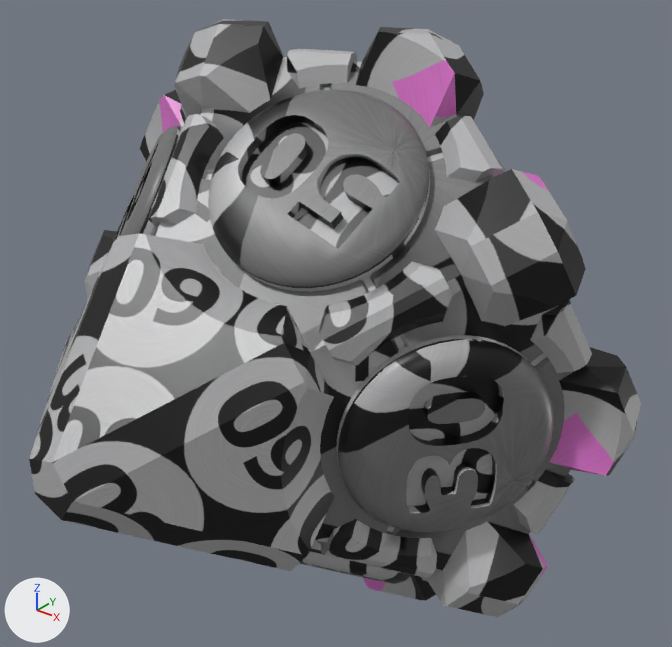
Two versions of the glTF model wcube_d100.glb, one commit apart.
Before and after are seen from a 50 mm camera at (155.7, -188.9, 122.7) aimed at (1.8, 3.5, 3.4). Lighting does not change. The marker at lower left points along +X, +Y and +Z. Vertices at the same position are counted once.

Objects in the first picture: 'd100_heart.001'.
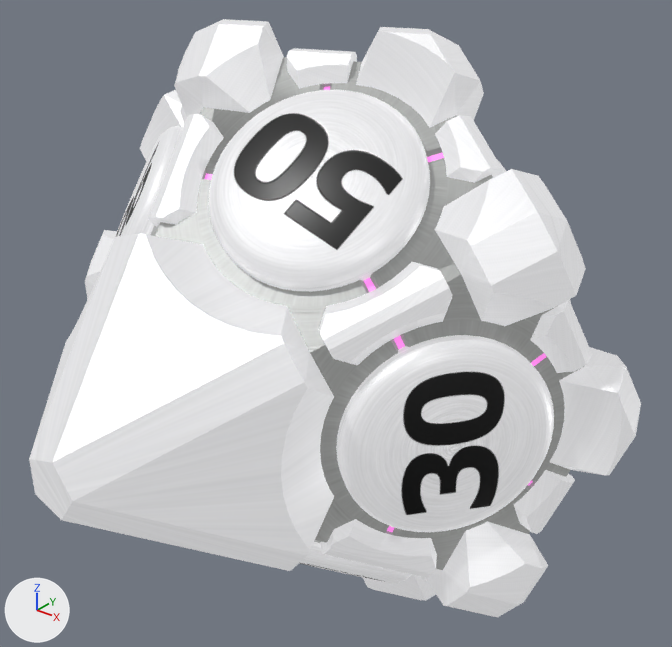
What differs and where, as boxes (x1, y1, x2, y2) in the pictures (672 x 647 px):
```json
{"object": "d100_heart.001", "change": "surface changed, reshaped", "before": [29, 19, 641, 617], "after": [29, 19, 641, 617], "on screen": "grey to white"}
{"part": 1, "of": "me_cone_008", "change": "deleted", "before": [114, 96, 544, 584]}
{"part": 2, "of": "me_cone_008", "change": "surface changed", "before": [29, 19, 641, 617], "after": [29, 19, 641, 617], "on screen": "grey to white"}
```

Scene script edits in JSON lines:
```json
{"op": "add", "block": "img_d100_heart_normal", "code": ["img_d100_heart_normal = load_image('d100_heart_normal', '_unpacked/d100_heart_normal', 1024, 1024, 'Non-Color')"]}
{"op": "add", "block": "img_d100_heart_metal", "code": ["img_d100_heart_metal = load_image('d100_heart_metal', '_unpacked/d100_heart_metal', 1024, 1024, 'Non-Color')"]}
{"block": "mat_mat_d100", "change": "nodes: BsdfPrincipled, OutputMaterial, TexImage"}
{"block": "mat_mat_d100", "change": "nodes: BsdfPrincipled, Math, NormalMap, OutputMaterial, SeparateColor, TexImage x4"}
{"block": "mat_mat_d100", "change": "uses the picture img_d100_heart_metal"}
{"block": "mat_mat_d100", "change": "uses the picture img_d100_heart_normal"}
{"block": "me_cone_008", "where": "# used by ob_d100_heart_001; location = (0.0, 0.0, 0.0)"}
{"op": "remove", "block": "me_cone_008", "code": "me_cone_008.from_pydata(...)  # 8313 vertices, 15378 faces; spans x -92.0..92.0, y -96.0..96.0, z -88.0..88.0"}
{"op": "add", "block": "me_cone_008", "code": "me_cone_008.from_pydata(...)  # 3892 vertices, 6536 faces; spans x -92.0..92.0, y -96.0..96.0, z -88.0..88.0"}
{"block": "me_cone_008", "change": "me_cone_008 part 1: 4421 vertices removed from x -69.0..69.0, y -35.0..36.0, z -71.0..69.0"}
{"block": "me_cone_008", "change": "me_cone_008 part 2: 5990 kept faces spanning x -92.0..92.0, y -96.0..96.0, z -88.0..88.0 get new texture (UV) coordinates"}
```
